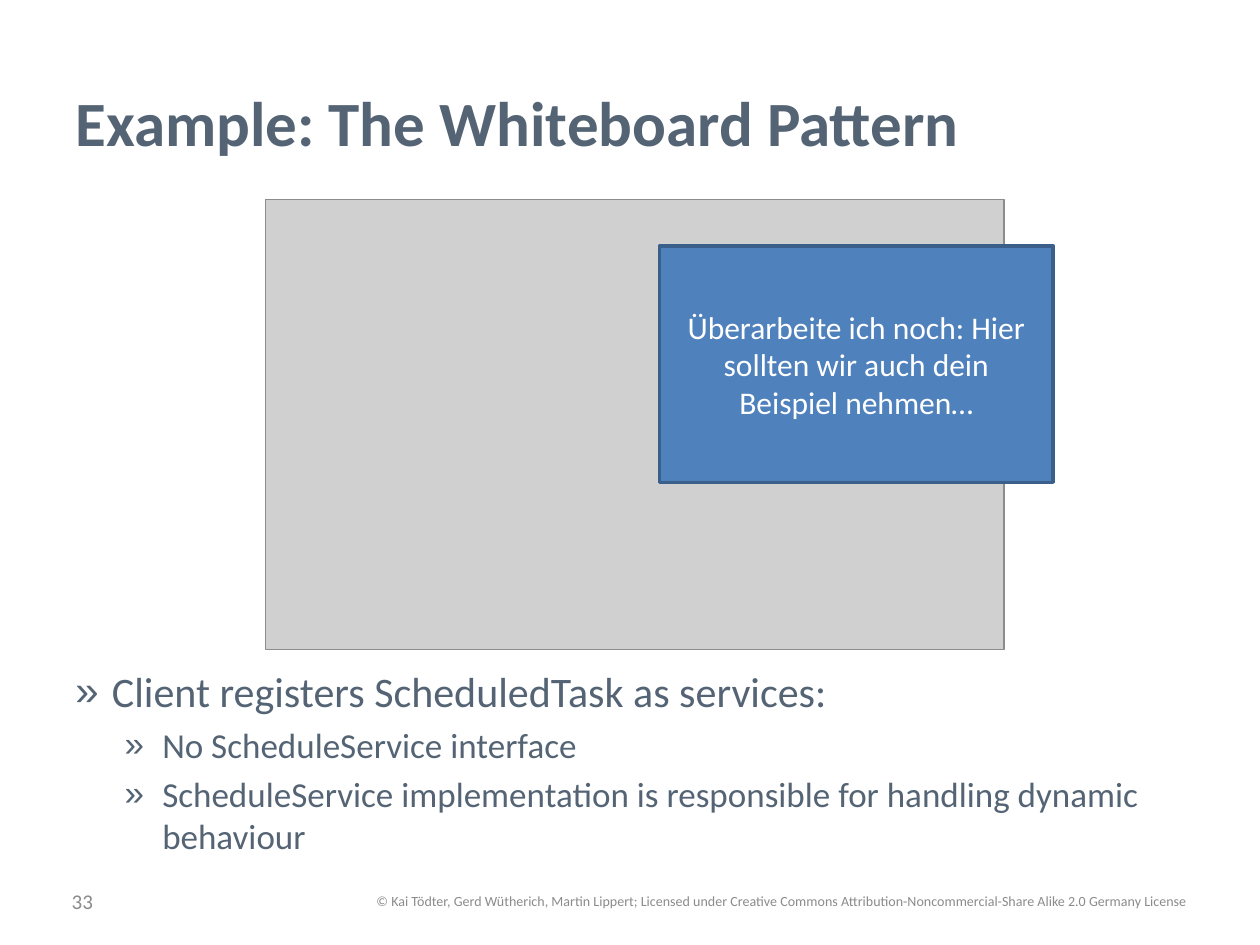
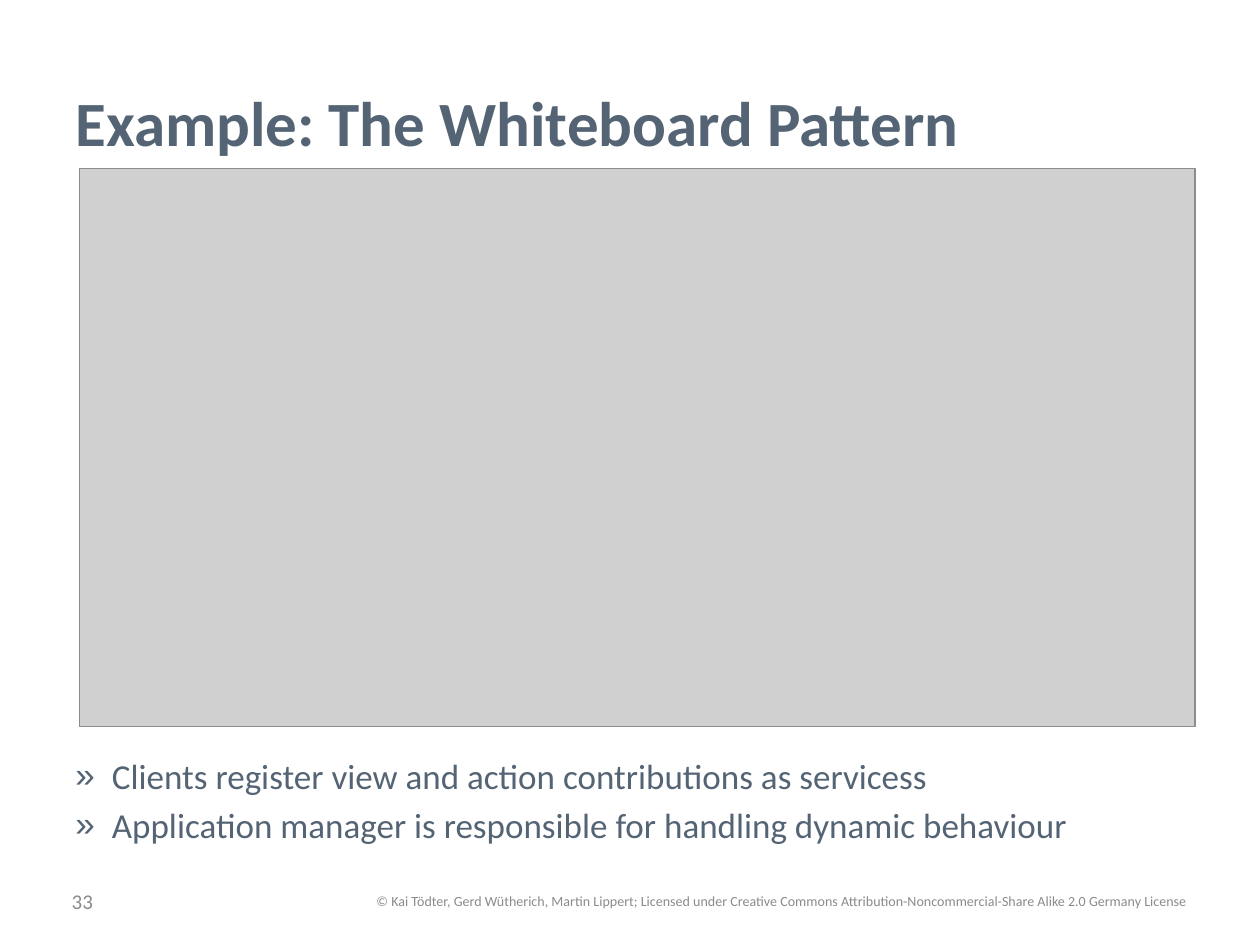
Before and after one commit to osgi-forks/osgi-person-manager, a slide deck: slide 33 of presentations/Patterns and Best Practices for dynamic OSGi Applications.pptx. Drawn at 1260x945 pixels with LibreOffice and Linux fonts; fonts in the diff are those of the drawing; grey boxes stand for pictures; background and template pictures are left out. Boxes give left, top, right and bottom in pixels: in the first picture for what was removed or moved away, otherwise in the second. Text is boxed around its words. In the diff, an @@ line names an element or a change of style, - is before the commit and + after.

```diff
--- a/presentations/Patterns and Best Practices for dynamic OSGi Applications.pptx
+++ b/presentations/Patterns and Best Practices for dynamic OSGi Applications.pptx
@@ picture: place and size @@
-picture at (266,199,1004,649)
+picture at (79,169,1194,727)
@@ rectangle removed at (659,246,1053,483) @@
-Überarbeite ich noch: Hier sollten wir auch dein Beispiel nehmen…
@@ text at (112,764,1066,844): text changed @@
-» Client registers ScheduledTask as services:
-  » No ScheduleService interface
-  » ScheduleService implementation is responsible for handling dynamic behaviour
+» Clients register view and action contributions as servicess
+» Application manager is responsible for handling dynamic behaviour
```
Also in this commit, not shown: 11 other slides changed.
